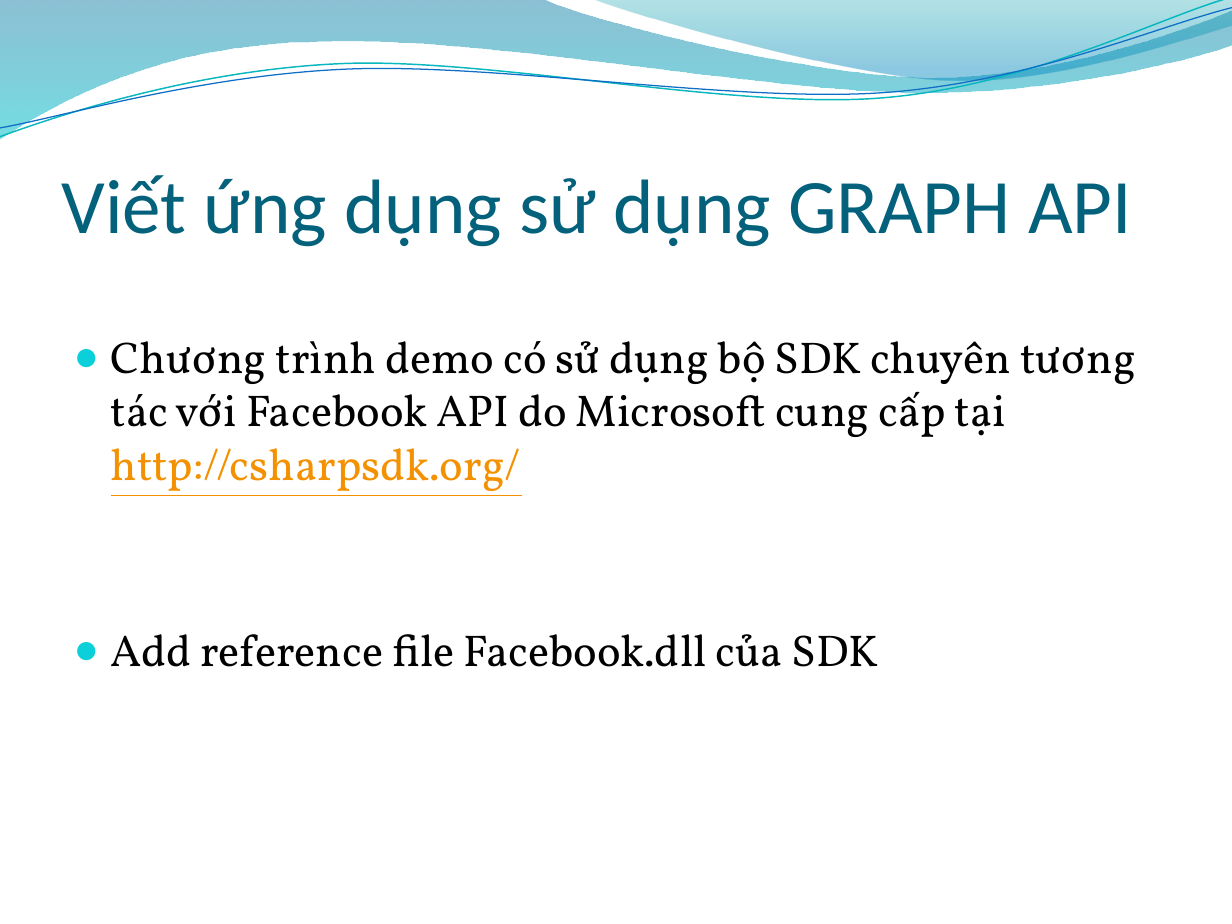
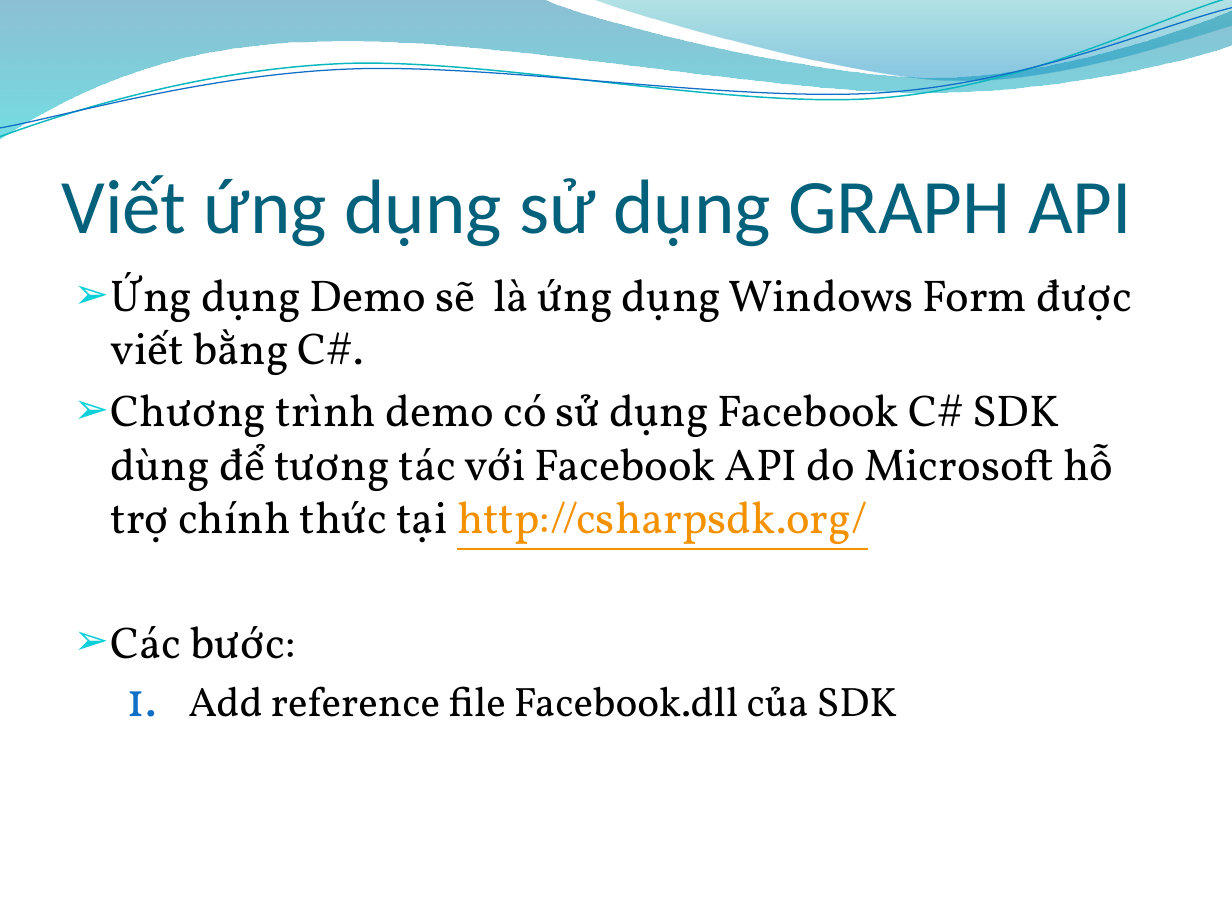
Before and after one commit to tuankit/web-api-project, a slide deck: slide 21 of 0912397_0912403_0912409_FacebookAPI_10/Slide/Facebook API.pptx. Drawn at 1232x924 pixels with LibreOffice and Linux fonts; fonts in the diff are those of the drawing; background and template pictures are left out. Boxes give left, top, right and bottom in pixels: in the first picture for what was removed or moved away, otherwise in the second. Text is boxed around its words. In the diff, an @@ line names an element or a change of style, - is before the commit and + after.

```diff
--- a/0912397_0912403_0912409_FacebookAPI_10/Slide/Facebook API.pptx
+++ b/0912397_0912403_0912409_FacebookAPI_10/Slide/Facebook API.pptx
@@ text at [111,272,1132,659]: text changed @@
-● Chương trình demo có sử dụng bộ SDK chuyên tương tác với Facebook API do Microsoft cung cấp tại http://csharpsdk.org/
+➢ Ứng dụng Demo sẽ là ứng dụng Windows Form được viết bằng C#.
+➢ Chương trình demo có sử dụng Facebook C# SDK dùng để tương tác với Facebook API do Microsoft hỗ trợ chính thức tại http://csharpsdk.org/
+➢ Các bước:
@@ text at [188,686,898,717]: size 26 to 24 pt in "Add reference file Facebook.dll của SDK"; bullet ● to 1.; list level 1 to 2 in "Add reference file Facebook.dll của ..."; bullet colour #0BD0D9 to #0F6FC6 @@
```
Also in this commit, not shown: 6 other slides changed, 1 slide added, 2 slides removed.
